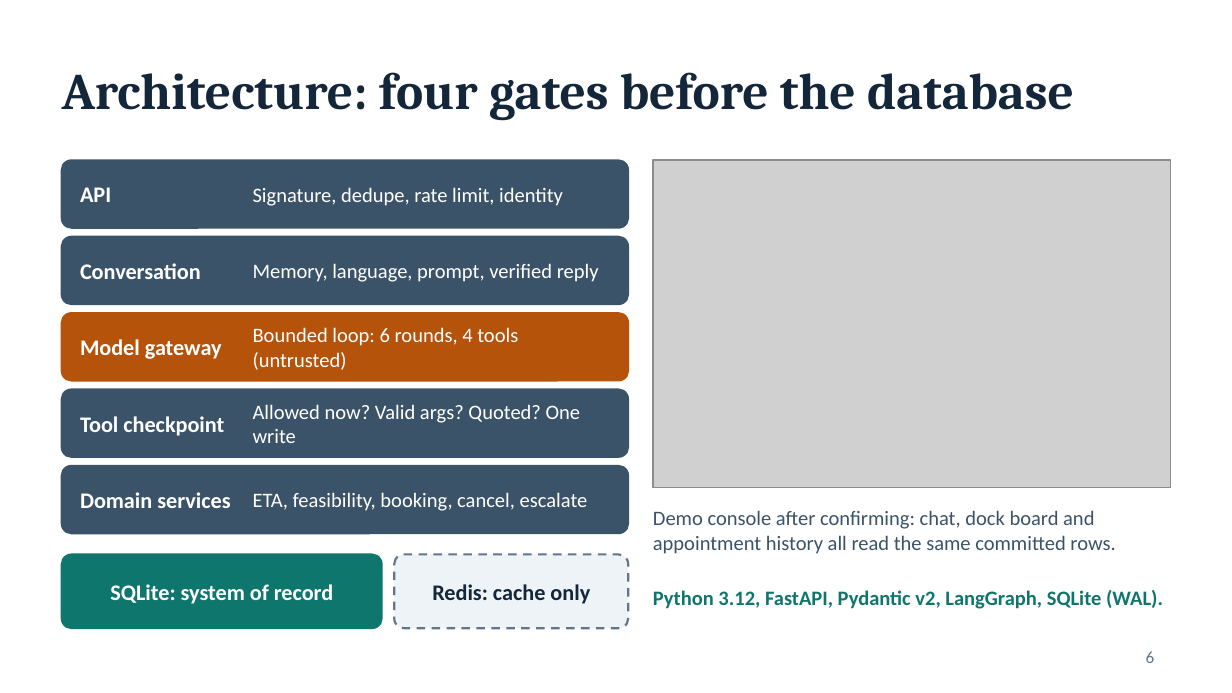
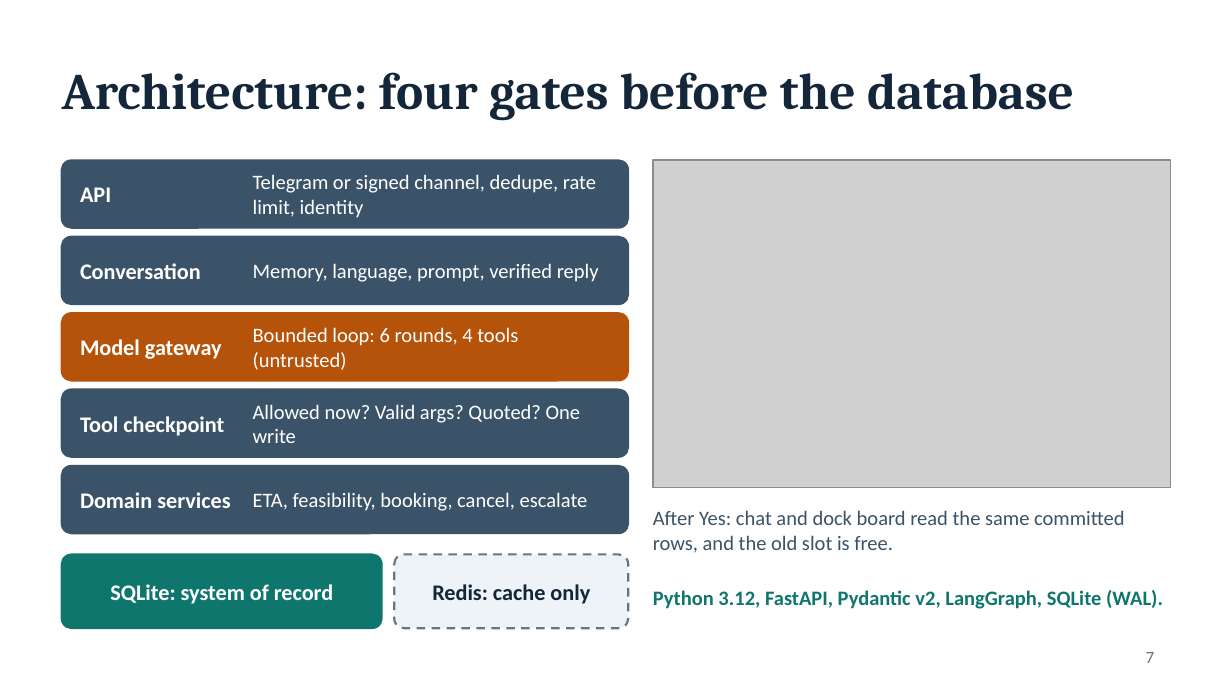
Before and after one commit to vijay-inner-compass/SetuHaul_Rescheduling_Service, a slide deck: slide 7 of docs/SetuHaul-demo.pptx (slide 6 before the commit). Drawn at 1232x693 pixels with LibreOffice and Linux fonts; fonts in the diff are those of the drawing; grey boxes stand for pictures. Boxes give left, top, right and bottom in pixels: in the first picture for what was removed or moved away, otherwise in the second. Text is boxed around its words. In the diff, an @@ line names an element or a change of style, - is before the commit and + after.

```diff
--- a/docs/SetuHaul-demo.pptx
+++ b/docs/SetuHaul-demo.pptx
@@ text at (x1=253, y1=174, x2=596, y2=218): text changed @@
-Signature, dedupe, rate limit, identity
+Telegram or signed channel, dedupe, rate limit, identity
@@ text at (x1=653, y1=510, x2=1125, y2=553): text changed @@
-Demo console after confirming: chat, dock board and appointment history all read the same committed rows.
+After Yes: chat and dock board read the same committed rows, and the old slot is free.
@@ page number at (x1=1146, y1=652, x2=1155, y2=663): text changed @@
-6
+7
```
Also in this commit, not shown: 11 other slides changed, 2 slides added, 1 other file.
